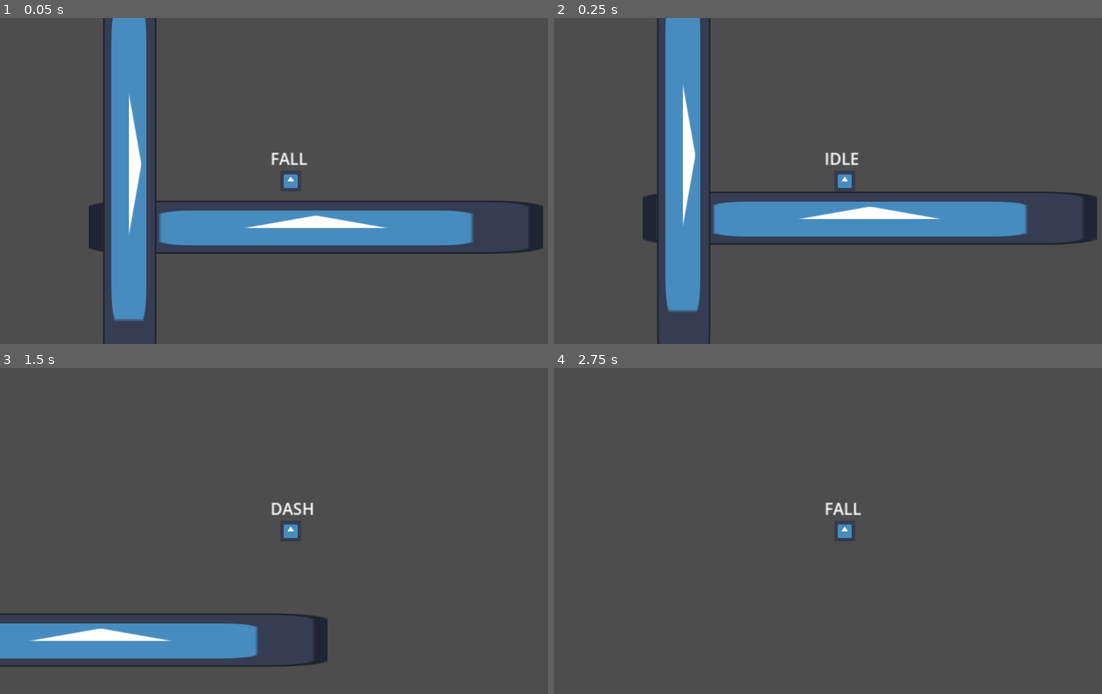
Above: before the commit, frames 1-4 (two rows, left to right).
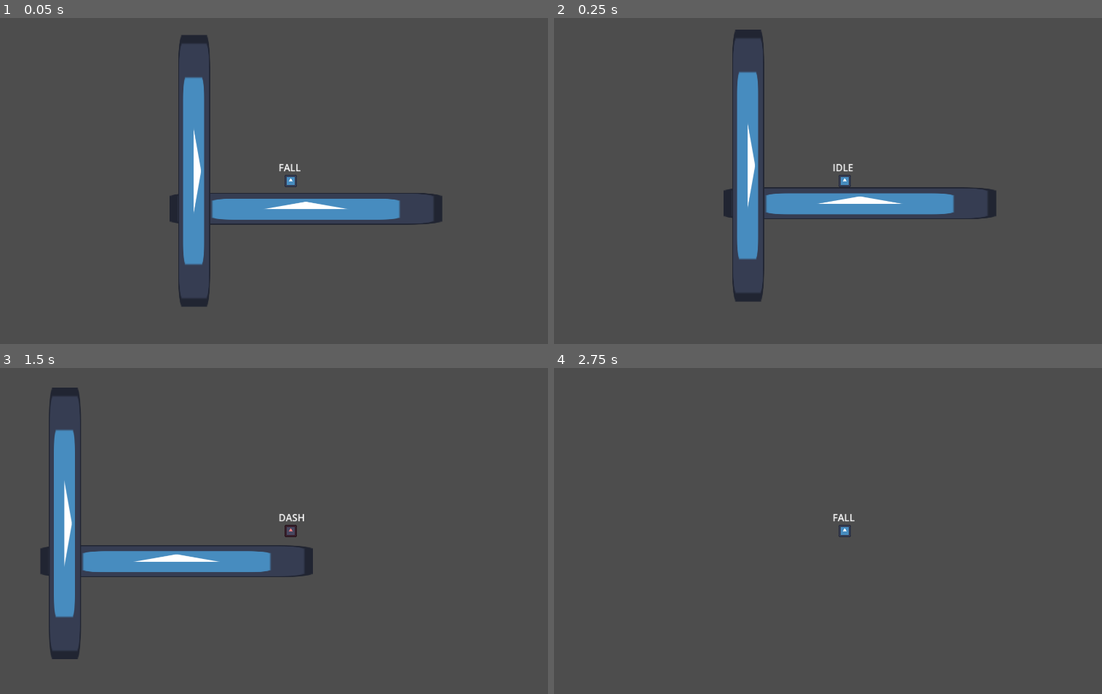
Above: after the commit, the same moments.

Repository: ski-freak/AtniaMania
Game: Godot game, scene res://scenes/environment/world.tscn
Two runs of this game, one before a commit and one after it. Both use one fixed random seed, a clock stepped at 60 frames per second and the inputs below. The engine's default icon, where the game draws it, is replaced by a stand-in: a white triangle on a blue panel in a dark square.
Inputs:
- Up to frame 1 (0.05 s): no input
- Up to frame 2 (0.25 s): no input
- Up to frame 3 (1.5 s): tap Enter (ui_accept) at 0.5 s; hold X (Climb) 0.53-1.28 s; hold Right (MoveRight) from 0.53 s (still down); tap Space (Jump) at 0.77 s; tap Z (Dash) at 1.35 s
- Up to frame 4 (2.75 s): tap Space (Jump) at 1.52 s; release Right (MoveRight) at 2.03 s; hold Left (MoveLeft) from 2.03 s (still down); hold X (Climb) from 2.03 s (still down)

The runs differ from the first frame. In frame 1, 17% of the frame differs, in the area x 16-100%, y 0-100%; in frame 2, 17%; in frame 3, 12%; in frame 4, 0.3%.

Commit message:
change color during dash

Diff:
--- a/project.godot
+++ b/project.godot
@@ -14,6 +14,11 @@
 run/main_scene="uid://74ahveu7av0s"
 config/features=PackedStringArray("4.5", "GL Compatibility")
 config/icon="res://icon.svg"
+
+[display]
+
+window/size/viewport_width=1920
+window/size/viewport_height=1080
 
 [input]
 
--- a/scenes/entities/player/DASH.gd
+++ b/scenes/entities/player/DASH.gd
@@ -3,11 +3,13 @@
 var dash_direction = Vector2.ZERO
 var dash_speed = 400
 var dashing = false
+var dash_end_speed = 200
+var dash_end_velocity = Vector2.ZERO
 @export var dash_duration = 0.15 # Determines how long the dash is
 @onready var DashDuration_timer = $DashDuration # we use the dash_duration as an argument for this to set the duration to what we want
 
 func update(delta):
-	if !dashing: # this means if it's = false
+	if !dashing: # this means if it is = false
 		return STATES.FALL
 	return null
 func enter_state():
@@ -18,9 +20,17 @@
 		dash_direction = Player.movement_input
 	else:
 		dash_direction = Player.last_direction
-	Player.velocity = dash_direction.normalized() * dash_speed
+	Player.velocity = dash_direction.normalized() * dash_speed # normalizing here may be redundant
+	dash_end_velocity = dash_direction.normalized() * dash_end_speed
+		# --- Set sprite color for dash ---
+	Player.get_node("PlayerSprite2D").modulate = Color(1, 0.5, 0.5)
+  # reddish tint for dash
+
 func exit_state():
 	dashing = false
+	Player.get_node("PlayerSprite2D").modulate = Color(1, 1, 1)
+  # back to normal
 func _on_timer_timeout() -> void:
+	Player.velocity = dash_end_velocity
 	dashing = false
-	pass # Replace with function body.
+	pass
--- a/scenes/entities/player/Player.gd
+++ b/scenes/entities/player/Player.gd
@@ -15,7 +15,7 @@
 
 # player_movement
 const SPEED = 200.0
-const JUMP_VELOCITY = -400.0
+const JUMP_VELOCITY = -300.0
 var last_direction = Vector2.RIGHT
 # mechanics
 var can_dash = true
--- a/scenes/entities/player/Player.tscn
+++ b/scenes/entities/player/Player.tscn
@@ -15,7 +15,7 @@
 [node name="Player" type="CharacterBody2D"]
 script = ExtResource("1_tlaso")
 
-[node name="Sprite2D" type="Sprite2D" parent="."]
+[node name="PlayerSprite2D" type="Sprite2D" parent="."]
 scale = Vector2(0.16, 0.16)
 texture = ExtResource("2_afppm")
 
